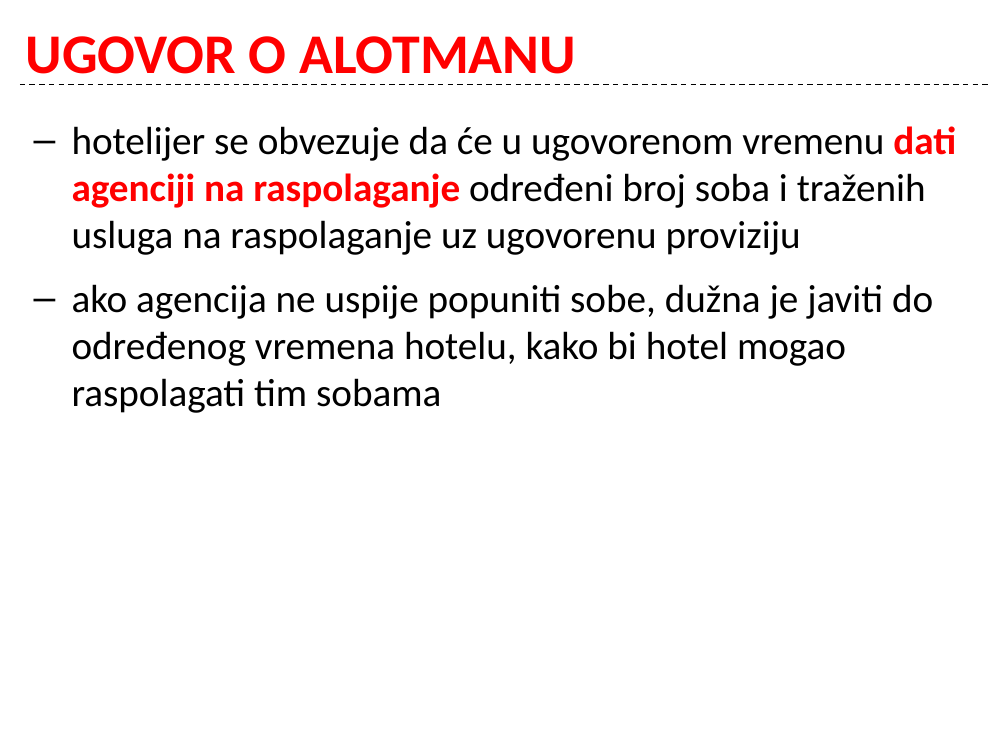
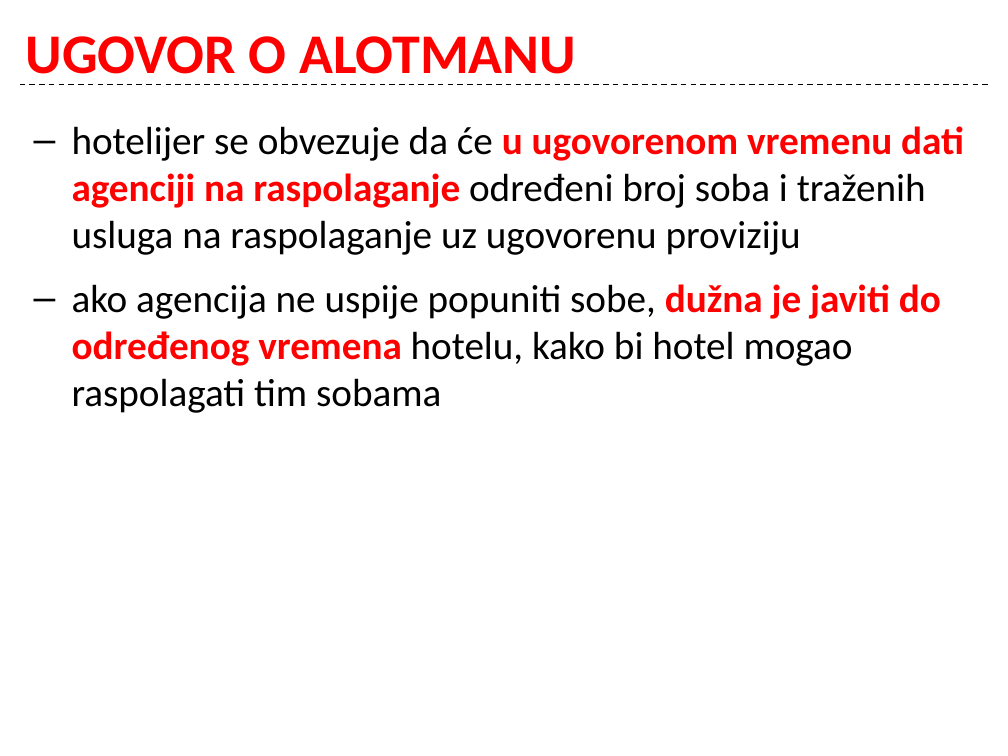
Before and after one commit to cornx/print, a slide deck: slide 16 of data/organizacija/002_Ugostiteljstvo_kao_gosp_djelatnost.pptx (slide 15 before the commit). Drawn at 1008x756 pixels with LibreOffice and Linux fonts; fonts in the diff are those of the drawing. Boxes give left, top, right and bottom in pixels: in the first picture for what was removed or moved away, otherwise in the second. Text is boxed around its words. In the diff, an @@ line names an element or a change of style, - is before the commit and + after.

```diff
--- a/data/organizacija/002_Ugostiteljstvo_kao_gosp_djelatnost.pptx
+++ b/data/organizacija/002_Ugostiteljstvo_kao_gosp_djelatnost.pptx
@@ text "hotelijer se obvezuje da će ..." at (72, 126, 964, 413): text colour #000000 to #FF0000, bold on in "u ugovorenom vremenu", "dužna je javiti do određenog vremena" @@
```
Also in this commit, not shown: 8 other slides changed, 2 slides added.
